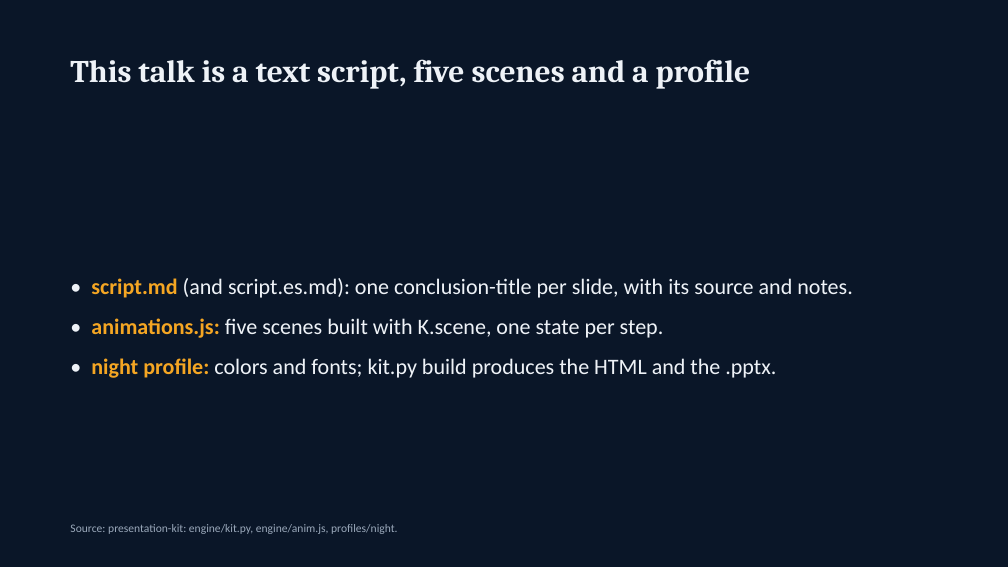
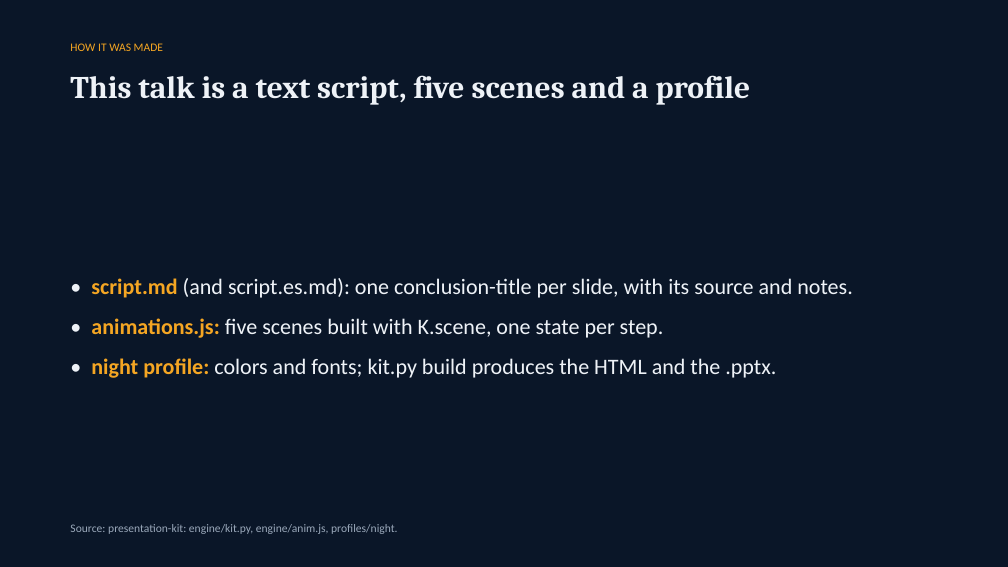
Before and after one commit to jpcastillo714/presentation-kit, a slide deck: slide 7 of examples/exoplanets/exoplanets.pptx. Drawn at 1008x567 pixels with LibreOffice and Linux fonts; fonts in the diff are those of the drawing. Boxes give left, top, right and bottom in pixels: in the first picture for what was removed or moved away, otherwise in the second. Text is boxed around its words. In the diff, an @@ line names an element or a change of style, - is before the commit and + after.

```diff
--- a/examples/exoplanets/exoplanets.pptx
+++ b/examples/exoplanets/exoplanets.pptx
@@ text added at [70,43,163,51], 11 pt, text #F5A623 @@
+HOW IT WAS MADE
@@ text "This talk is a text ...": place and size @@
-text "This talk is a text ..." at [70,59,751,89]
+text "This talk is a text ..." at [70,75,751,105]
```
Also in this commit, not shown: 6 other slides changed, 50 other files.
